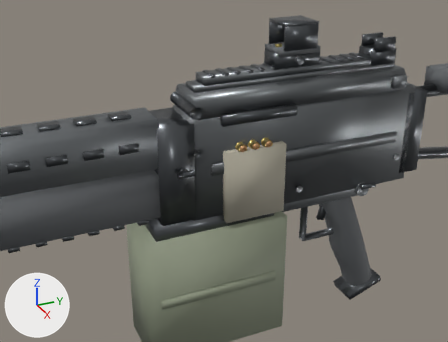
One commit to the glTF model aivilo/assets/guns/lmg.glb: the scene before it, then after it.
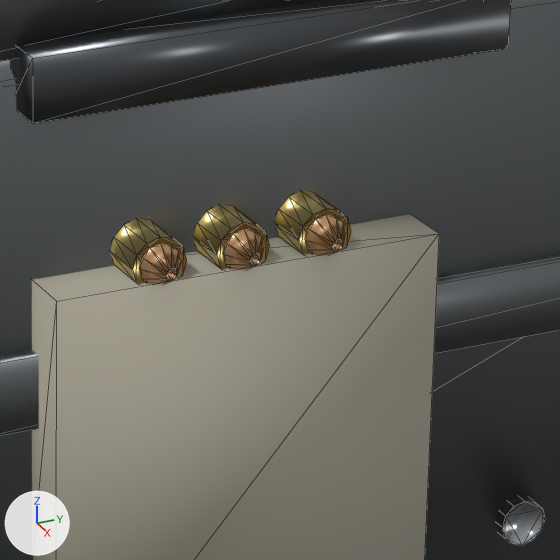
There are two pictures of each version: one from a 50 mm camera at (0.5325, -0.3745, 0.3346) aimed at (0.0286, -0.1477, 0.0827), one close up on the part from 49% to 68% of the width and 32% to 57% of the height. The lights are fixed; the arrows at lower left show +X, +Y and +Z. The older version's two pictures come first. The close-ups show mesh edges as thin lines. Vertices at exactly the same position are counted once.

In view in the first close-up: 'body', 'mag'.
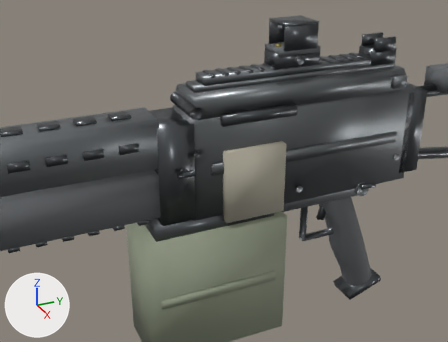
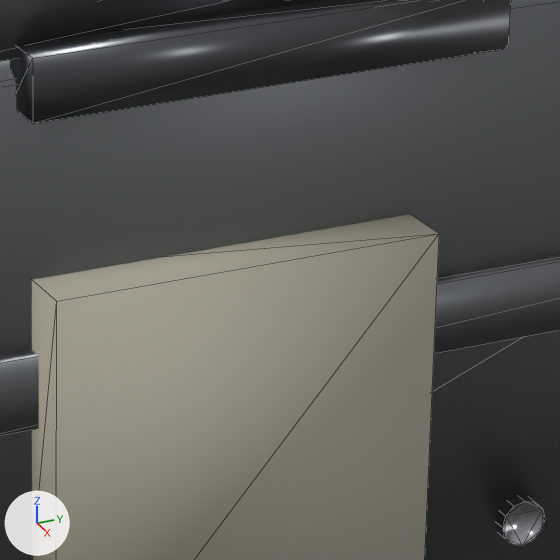
Location of each change, (x1, y1, x2, y2) in pixels of the close-ups (560 x 560 px):
```json
{"object": "mag", "change": "reshaped", "before": [32, 191, 439, 560], "after": [32, 214, 439, 560]}
{"part": 1, "of": "me_mag", "change": "deleted", "before": [110, 191, 351, 285]}
```

The change, as JSON lines over the scene's bpy script:
```json
{"block": "me_mag", "where": "# used by ob_mag; location = (0.0, 0.0, 0.0)"}
{"op": "remove", "block": "me_mag", "code": "me_mag.from_pydata(...)  # 216 vertices, 336 faces; spans x -0.037..0.038, y -0.233..-0.078, z -0.123..0.109"}
{"op": "add", "block": "me_mag", "code": "me_mag.from_pydata(...)  # 48 vertices, 72 faces; spans x -0.037..0.037, y -0.233..-0.078, z -0.123..0.102"}
{"block": "me_mag", "change": "me_mag part 1: 6 loose pieces with 168 vertices, spanning x 0.025..0.038, y -0.134..-0.097, z 0.1..0.109, are deleted"}
{"op": "remove", "block": "me_mag", "code": "me_mag.materials.append(mat_brass)  # yellow #e4cd81"}
{"op": "remove", "block": "me_mag", "code": "me_mag.materials.append(mat_copper)  # beige #ddad7e"}
```
